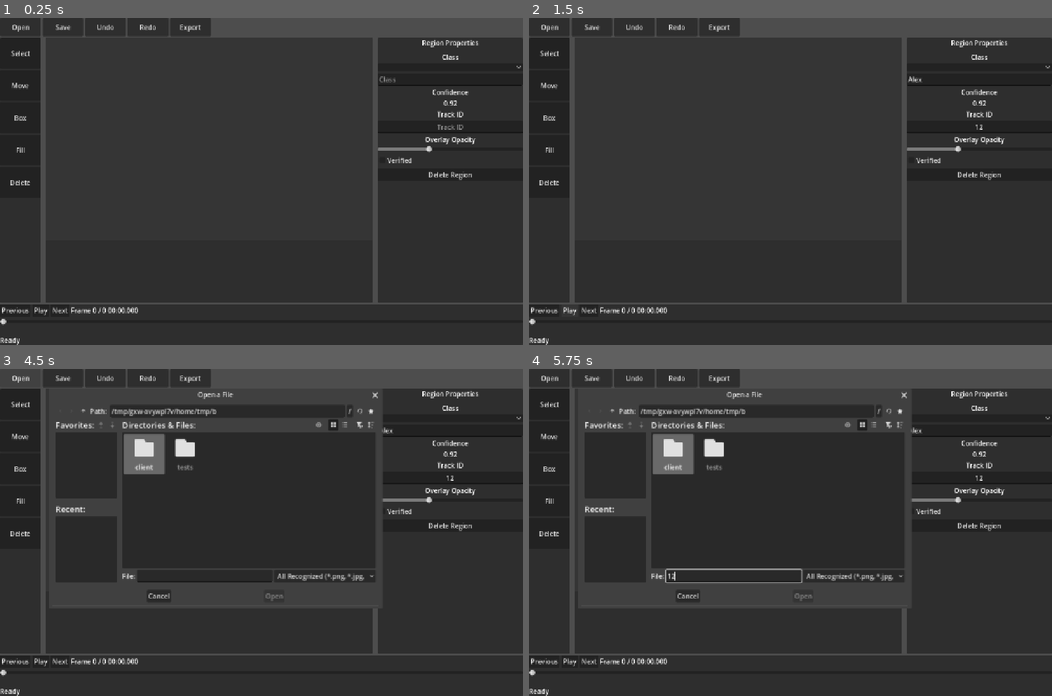
Above: before the commit, frames 1-4 (two rows, left to right).
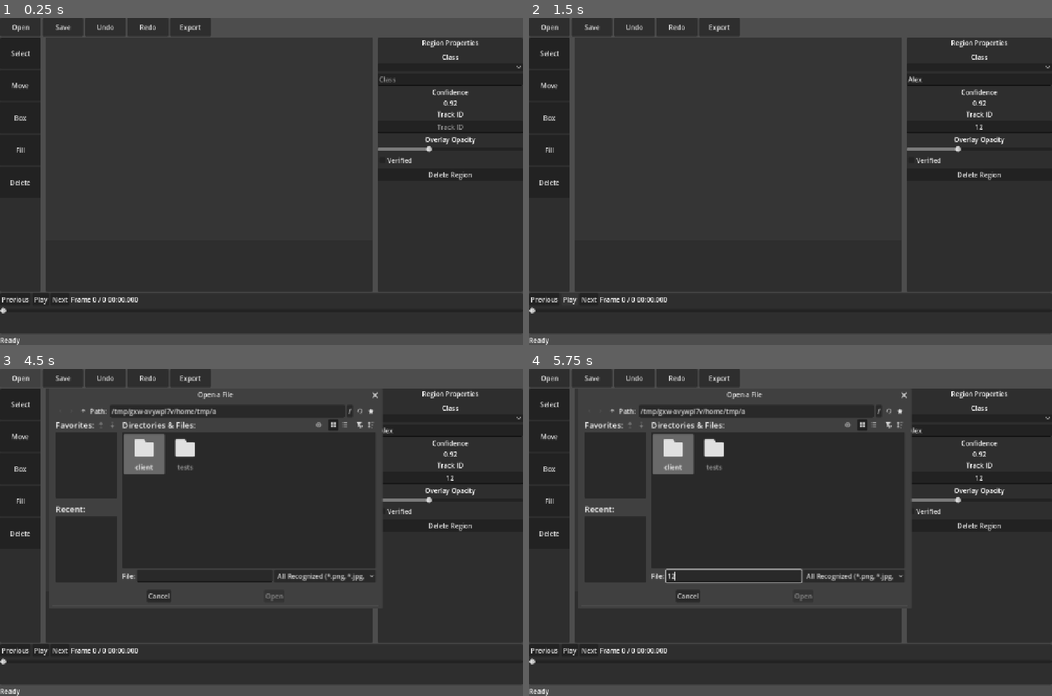
Above: after the commit, the same moments.

Repository: HZZ2Z/Automated-Annotation-System-Tool-Assignment6
Game: Godot game, scene res://client/app/main.tscn
Same seed, same stepped clock (60 frames per second), same inputs: the game is played once before the commit and once after it.
Inputs (mouse positions are in pixels of both pictures, inside the frame that each line leads up to):
- Up to frame 1 (0.25 s): no input
- Up to frame 2 (1.5 s): click (978, 80) at 0.52 s; type "Alex" at 0.6 s; click (978, 125) at 0.75 s; type "12" at 0.83 s; click "Play" at 1.25 s
- Up to frame 3 (4.5 s): click "Play" at 2 s; click "Next" at 2.75 s; click "Next" at 3.5 s; click "Open" at 4.25 s
- Up to frame 4 (5.75 s): click (732, 575) at 5.02 s; type "12" at 5.1 s

The runs differ from the first frame. In frame 1, 4.5% of the frame differs, in the area x 0-100%, y 83-100%; in frame 2, 4.5%; in frame 3, 4.5%, in the area x 0-100%, y 12-100%; in frame 4, 4.5%.

Commit message:
fix: place status bar below timeline

Diff:
--- a/client/app/main.gd
+++ b/client/app/main.gd
@@ -3,7 +3,7 @@
 @onready var open_button: Button = $MainVBox/TopToolbar/Open
 @onready var file_dialog: FileDialog = $OpenFileDialog
 @onready var image_view: TextureRect = $MainVBox/Workspace/MainSplit/CenterPanel/AnnotationCanvas/ImageView
-@onready var status_bar: Label = $StatusBar
+@onready var status_bar: Label = $MainVBox/StatusBar
 
 
 func _ready() -> void:
--- a/client/app/main.tscn
+++ b/client/app/main.tscn
@@ -215,14 +215,8 @@
 [node name="BatchControls" type="HBoxContainer" parent="MainVBox/TimelinePanel/TimelineVBox" unique_id=560041323]
 layout_mode = 2
 
-[node name="StatusBar" type="Label" parent="." ]
-layout_mode = 1
-anchors_preset = 12
-anchor_top = 1.0
-anchor_right = 1.0
-anchor_bottom = 1.0
-grow_horizontal = 2
-grow_vertical = 0
+[node name="StatusBar" type="Label" parent="MainVBox"]
+layout_mode = 2
 text = "Ready"
 
 [node name="OpenFileDialog" type="FileDialog" parent="." unique_id=1393790148]
--- a/tests/godot/test_frontend_structure.gd
+++ b/tests/godot/test_frontend_structure.gd
@@ -12,6 +12,7 @@
 	if main == null:
 		return
 	tree.root.add_child(main)
+	await tree.process_frame
 	support.expect_equal(main.name, "Main", "scene root should be named Main")
 	support.expect_equal(main.anchors_preset, Control.PRESET_FULL_RECT, "scene root should fill its parent")
 	for node_path in [
@@ -20,7 +21,7 @@
 		"MainVBox/Workspace/MainSplit/CenterPanel/AnnotationCanvas/ImageView",
 		"MainVBox/Workspace/MainSplit/RightPanel/RegionInspector/ClassFreeText",
 		"MainVBox/TimelinePanel/TimelineVBox/PlaybackControls",
-		"StatusBar",
+		"MainVBox/StatusBar",
 	]:
 		support.expect(main.get_node_or_null(node_path) != null, "required node should exist: %s" % node_path)
 	support.expect(main.get_node_or_null("MainVBox/Workspace/ToolPanel/VBoxContainer/Polygon") == null, "Polygon drawing button should be absent")
@@ -38,8 +39,13 @@
 	var load_result: int = main.call("load_image_preview", preview_path)
 	support.expect_equal(load_result, OK, "generated 2x2 PNG should load")
 	support.expect(image_view.texture != null, "successful preview load should set ImageView texture")
-	var status_bar := main.get_node_or_null("StatusBar") as Label
+	var status_bar := main.get_node_or_null("MainVBox/StatusBar") as Label
 	support.expect(status_bar != null and status_bar.text.contains("task_1a_preview.png") and status_bar.text.contains("2 x 2"), "success status should include filename and dimensions")
+	var main_vbox := main.get_node_or_null("MainVBox") as VBoxContainer
+	var timeline := main.get_node_or_null("MainVBox/TimelinePanel") as PanelContainer
+	support.expect(status_bar != null and status_bar.get_parent() == main_vbox, "StatusBar should be a MainVBox child")
+	support.expect(status_bar != null and timeline != null and status_bar.get_index() == timeline.get_index() + 1, "StatusBar should immediately follow TimelinePanel")
+	support.expect(status_bar != null and timeline != null and status_bar.get_global_rect().position.y >= timeline.get_global_rect().end.y, "StatusBar should not overlap TimelinePanel")
 	var previous_texture := image_view.texture
 	var missing_path := "res://tests/godot/missing_task_1a_preview.png"
 	var missing_result: int = main.call("load_image_preview", missing_path)
--- a/tests/godot/test_runner.gd
+++ b/tests/godot/test_runner.gd
@@ -10,7 +10,7 @@
 
 func _run_tests() -> void:
 	var support = TEST_SUPPORT.new()
-	FRONTEND_STRUCTURE_TEST.new().run(support, self)
+	await FRONTEND_STRUCTURE_TEST.new().run(support, self)
 	if support.failures.is_empty():
 		print("PASS: Godot frontend structure")
 		quit(0)
